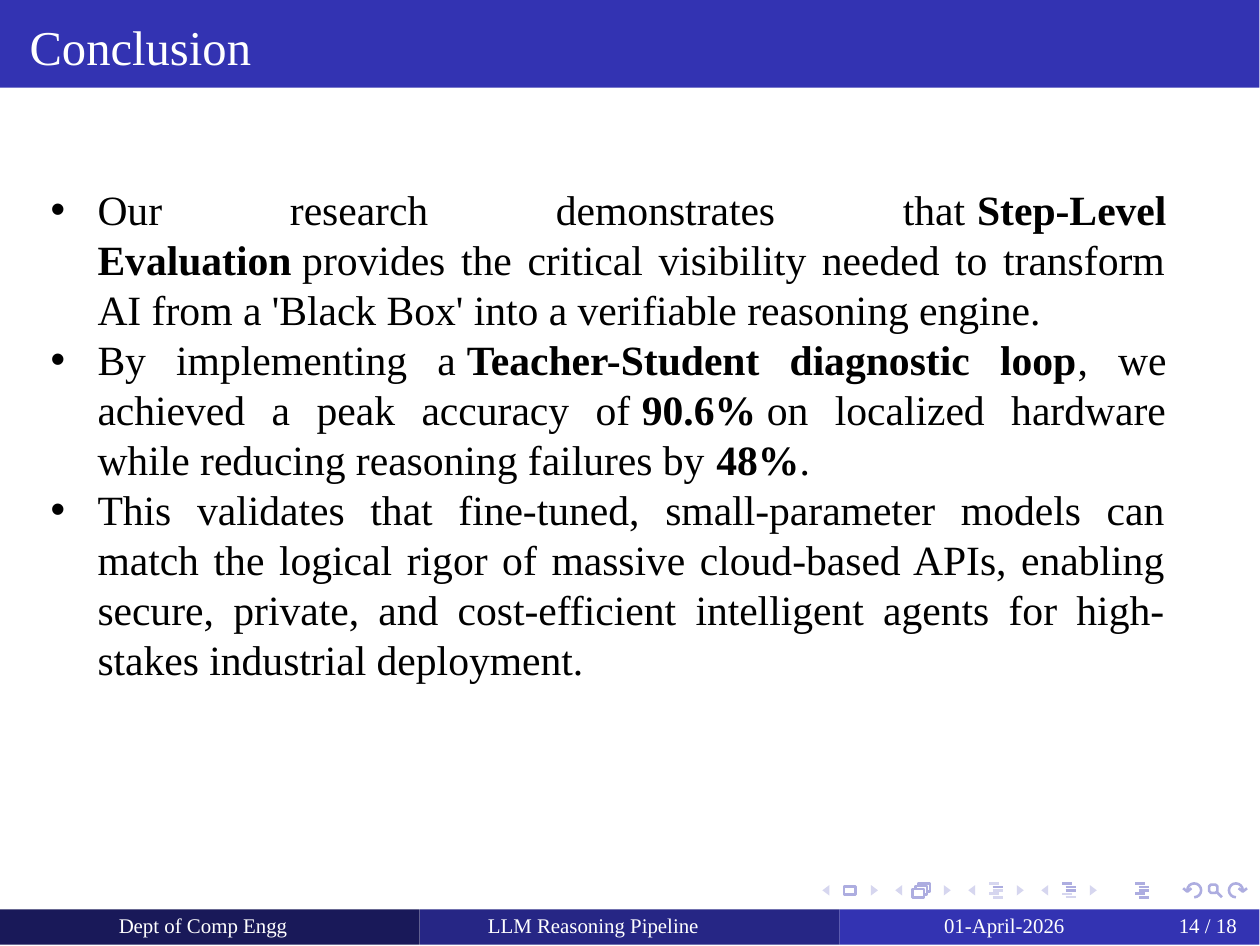
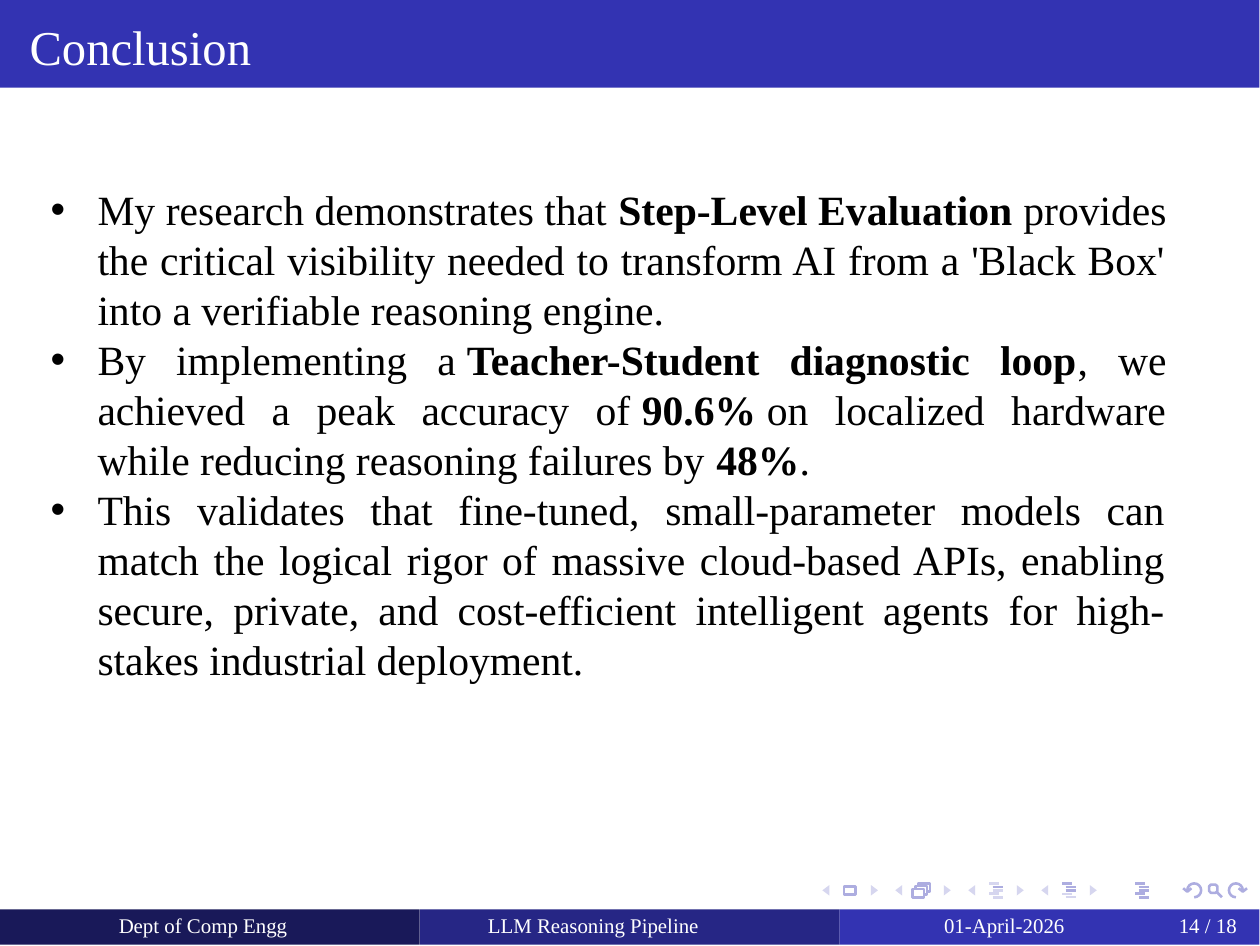
Before and after one commit to yashdoke7/llm-reasoning-pipeline, a slide deck: slide 14 of docs/Internship Review.pptx. Drawn at 1260x946 pixels with LibreOffice and Linux fonts; fonts in the diff are those of the drawing. Boxes give left, top, right and bottom in pixels: in the first picture for what was removed or moved away, otherwise in the second. Text is boxed around its words. In the diff, an @@ line names an element or a change of style, - is before the commit and + after.

```diff
--- a/docs/Internship Review.pptx
+++ b/docs/Internship Review.pptx
@@ text at (98, 196, 1166, 333): text changed @@
-• Our research demonstrates that Step-Level Evaluation provides the critical visibility needed to transform AI from a 'Black Box' into a verifiable reasoning engine.
+• My research demonstrates that Step-Level Evaluation provides the critical visibility needed to transform AI from a 'Black Box' into a verifiable reasoning engine.
```
Also in this commit, not shown: 1 other slide changed, 10 other files.
